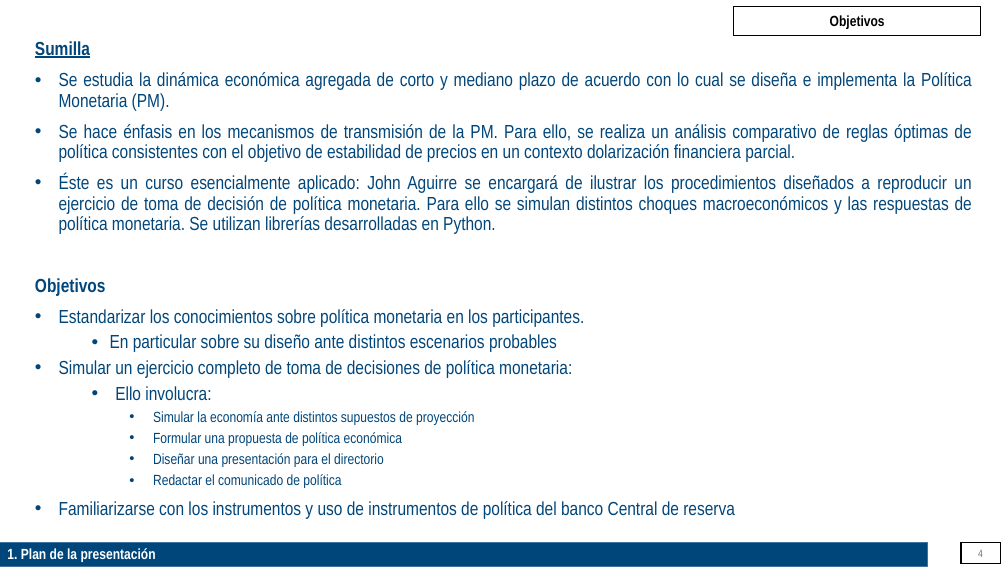
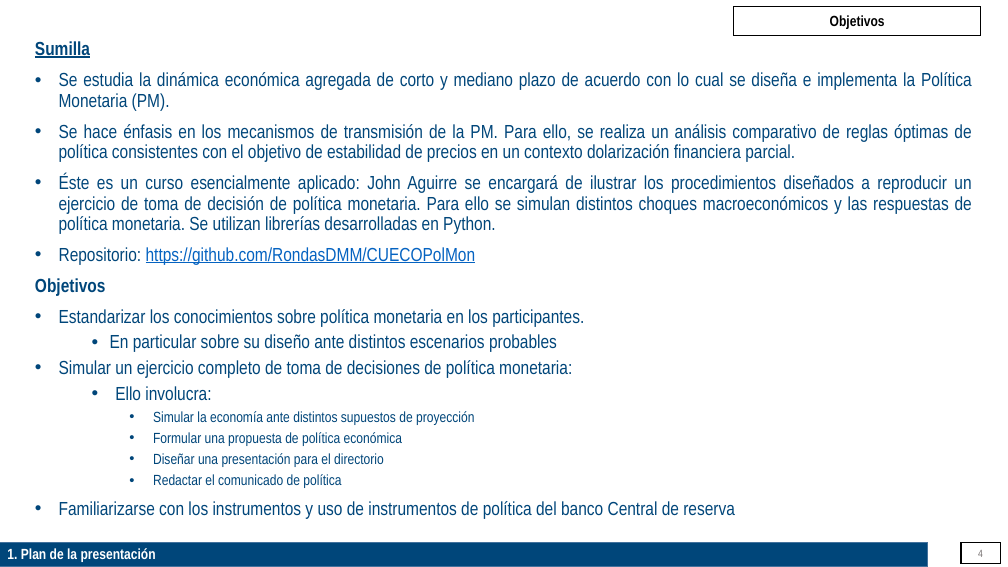
Before and after one commit to patrickcastilla/CUECOPolMon_fork_2, a slide deck: slide 4 of 01_NotasDeClase/Fundamentos_MPT_0.pptx. Drawn at 1008x567 pixels with LibreOffice and Linux fonts; fonts in the diff are those of the drawing. Boxes give left, top, right and bottom in pixels: in the first picture for what was removed or moved away, otherwise in the second. Text is boxed around its words. In the diff, an @@ line names an element or a change of style, - is before the commit and + after.

```diff
--- a/01_NotasDeClase/Fundamentos_MPT_0.pptx
+++ b/01_NotasDeClase/Fundamentos_MPT_0.pptx
@@ text at [59, 247, 476, 265]: paragraph added @@
+• Repositorio: https://github.com/RondasDMM/CUECOPolMon
```
Also in this commit, not shown: 1 other file.
